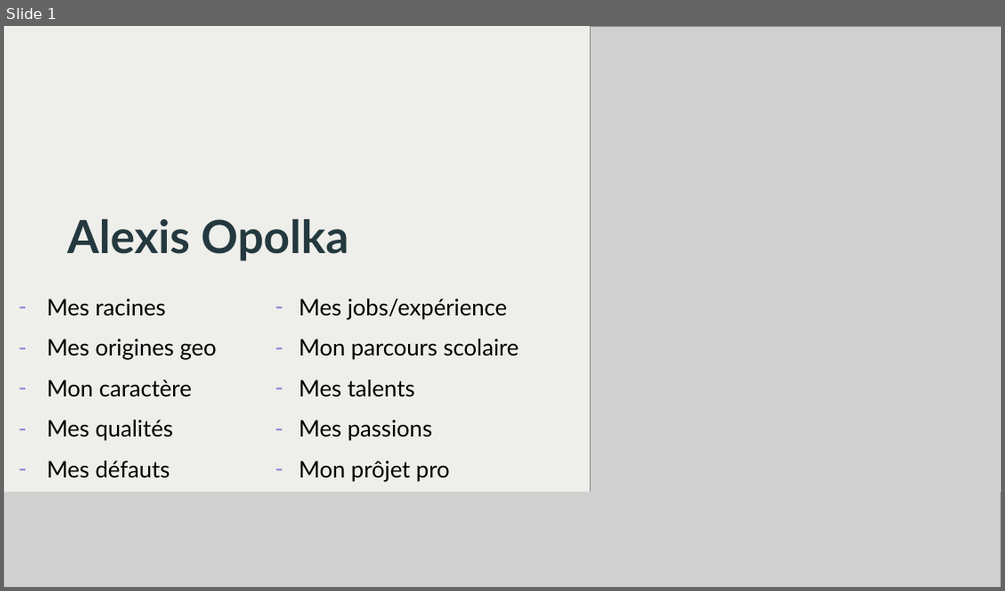
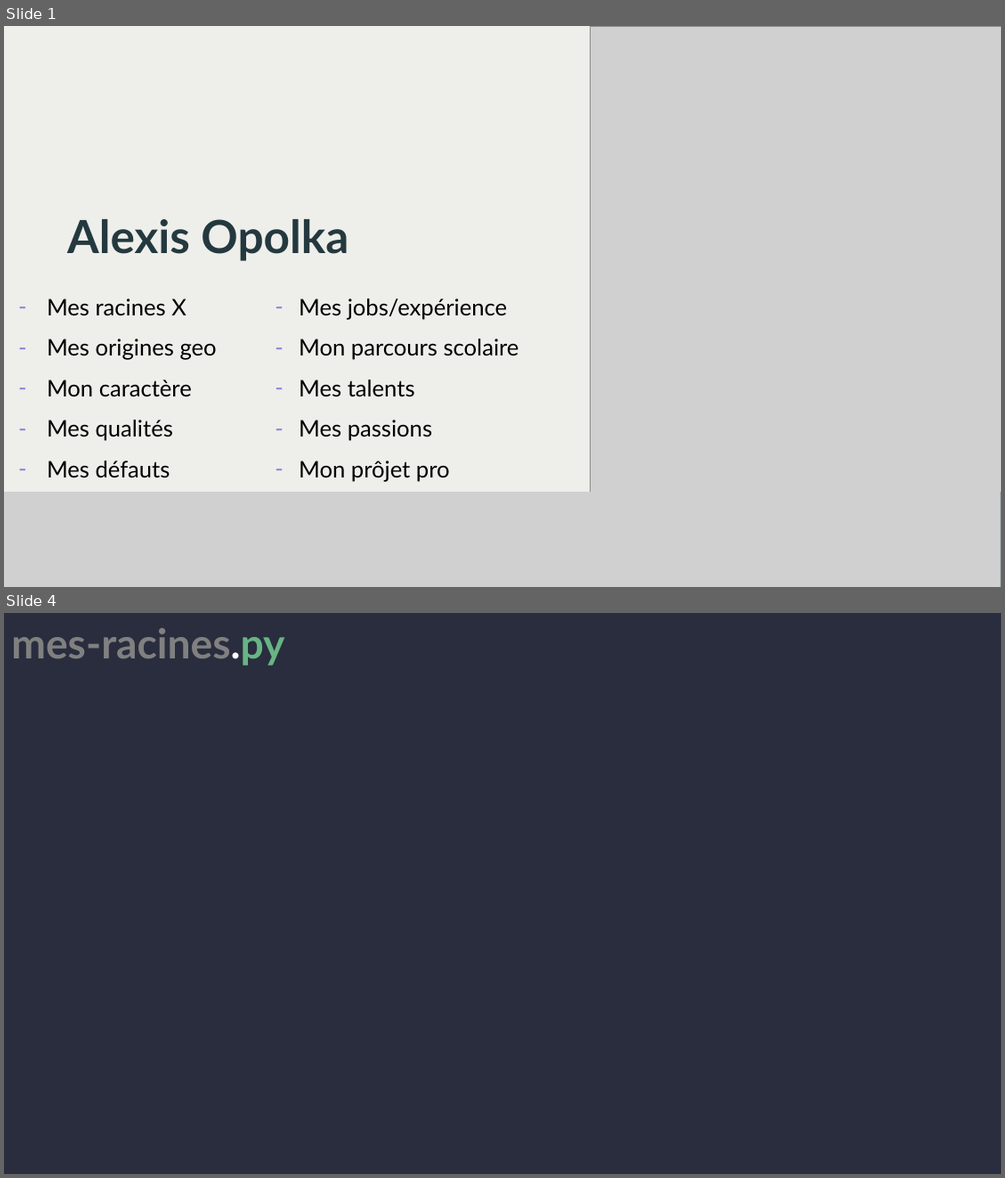
Before and after one commit to Keobook/import-cours-but-rt, a slide deck: cours/modules/R111/R111-TD/PRESENTATION-OPOLKA-ALEXIS.pptx. Shown one above the other, each under a label of ours: slide 1 before the commit, slides 1 and 4 after it; the slides between them are not shown. The pictures are 1005x591 and 1005x1178 pixels, drawn with LibreOffice and Linux fonts; fonts in the diff are those of the drawing; grey boxes stand for pictures; background and template pictures are left out. Boxes give left, top, right and bottom in pixels: in the first picture for what was removed or moved away, otherwise in the second. Text is boxed around its words. In the diff, an @@ line names an element or a change of style, - is before the commit and + after.

```diff
--- a/cours/modules/R111/R111-TD/PRESENTATION-OPOLKA-ALEXIS.pptx
+++ b/cours/modules/R111/R111-TD/PRESENTATION-OPOLKA-ALEXIS.pptx
@@ slide 4 added at [4,613,1001,1174], background #292D3E @@
@@ title added at [11,628,284,666], 39.6 pt, text #808080, bold @@
+mes-racines.py
@@ slide 1 changed as well @@
@@ subtitle at [47,298,186,316]: text changed @@
-– Mes racines
+– Mes racines X
```
Also in this commit, not shown: 3 other slides added, 10 slides removed, 3 other files.
